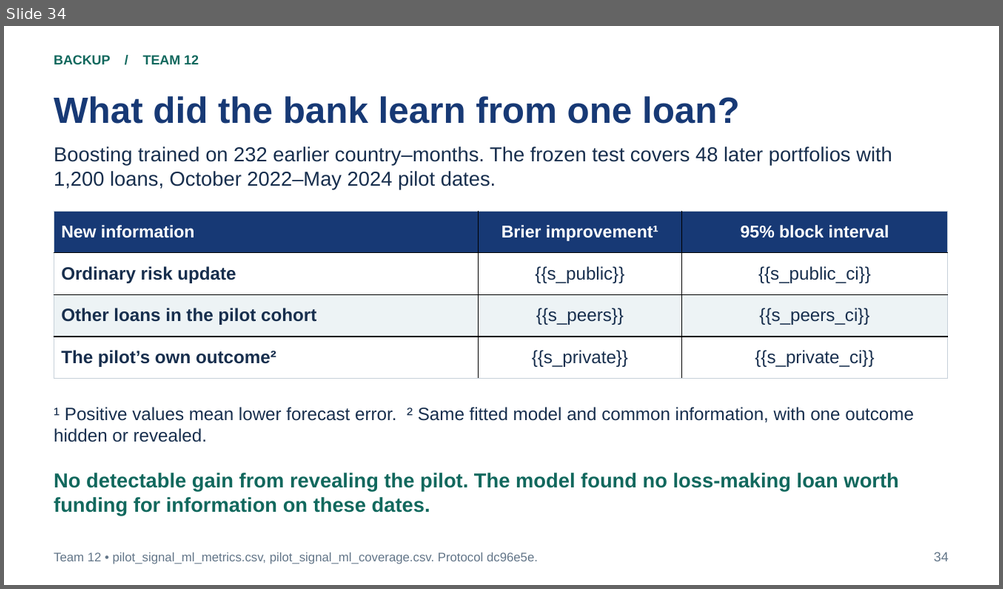
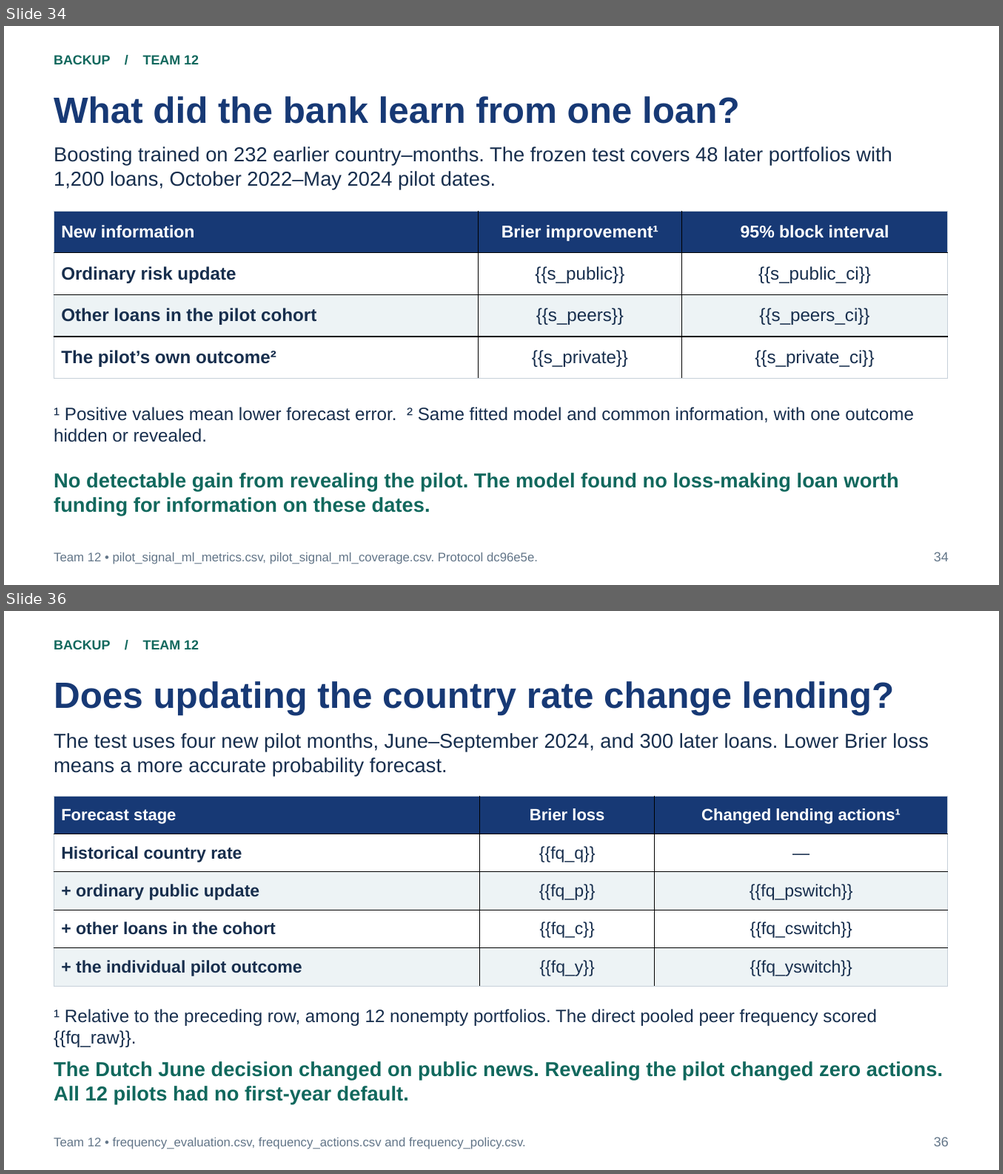
Before and after one commit to bigpurota/paper11, a slide deck: slides/template.pptx. Shown one above the other, each under a label of ours: slide 34 before the commit, slides 34 and 36 after it; the slides between them are not shown. The pictures are 1003x589 and 1003x1174 pixels, drawn with LibreOffice and Linux fonts; fonts in the diff are those of the drawing. Boxes give left, top, right and bottom in pixels: in the first picture for what was removed or moved away, otherwise in the second. Text is boxed around its words. In the diff, an @@ line names an element or a change of style, - is before the commit and + after.

Commit message:
Explain the frequency advantage and test anchored lending decisions on the final mature vintages

```diff
--- a/slides/template.pptx
+++ b/slides/template.pptx
@@ slide 36 added at [4, 611, 999, 1170], background #FFFFFF @@
@@ text added at [54, 640, 199, 649], 12.8 pt, text #11685D, bold @@
+BACKUP / TEAM 12
@@ text added at [54, 681, 894, 715], 35.2 pt, text #173975, bold @@
+Does updating the country rate change lending?
@@ text added at [54, 733, 928, 776], 19.5 pt, text #172E4D @@
+The test uses four new pilot months, June–September 2024, and 300 later loans. Lower Brier loss means a more accurate probability forecast.
@@ table added at [54, 796, 948, 986], 5 rows, 3 columns @@
+Forecast stage | Brier loss | Changed lending actions¹
+Historical country rate | {{fq_q}} | —
++ ordinary public update | {{fq_p}} | {{fq_pswitch}}
++ other loans in the cohort | {{fq_c}} | {{fq_cswitch}}
++ the individual pilot outcome | {{fq_y}} | {{fq_yswitch}}
@@ text added at [54, 1009, 876, 1048], 17.2 pt, text #172E4D @@
+¹ Relative to the preceding row, among 12 nonempty portfolios. The direct pooled peer frequency scored {{fq_raw}}.
@@ text added at [54, 1062, 942, 1105], 19.5 pt, text #11685D, bold @@
+The Dutch June decision changed on public news. Revealing the pilot changed zero actions. All 12 pilots had no first-year default.
@@ text added at [54, 1138, 526, 1150], 12 pt, text #627588 @@
+Team 12 • frequency_evaluation.csv, frequency_actions.csv and frequency_policy.csv.
@@ text added at [933, 1137, 948, 1147], 12.8 pt, text #627588 @@
+36
```
Also in this commit, not shown: 1 other slide added, 38 other files.
